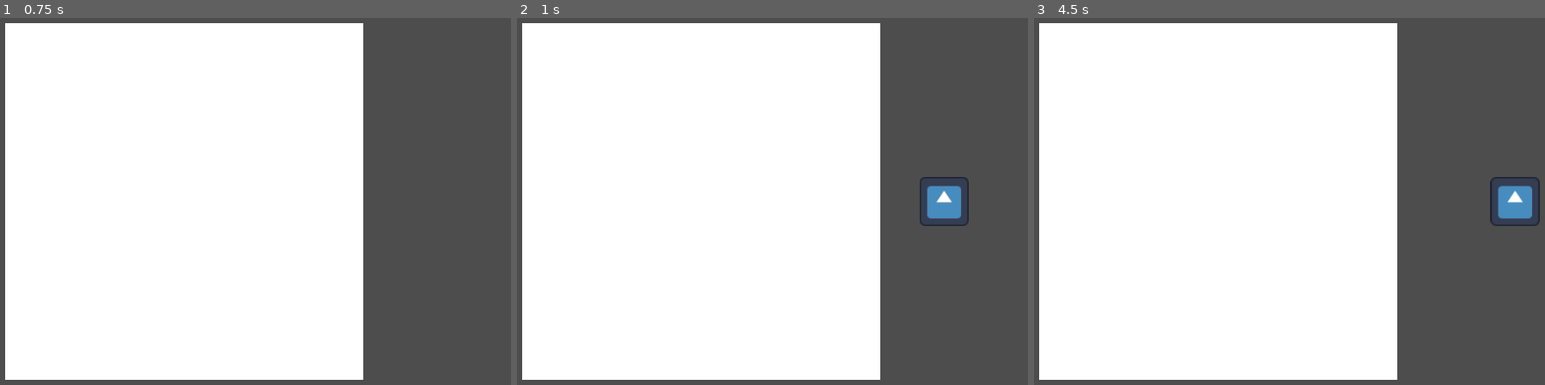
Above: before the commit, frames 1-3 (left to right).
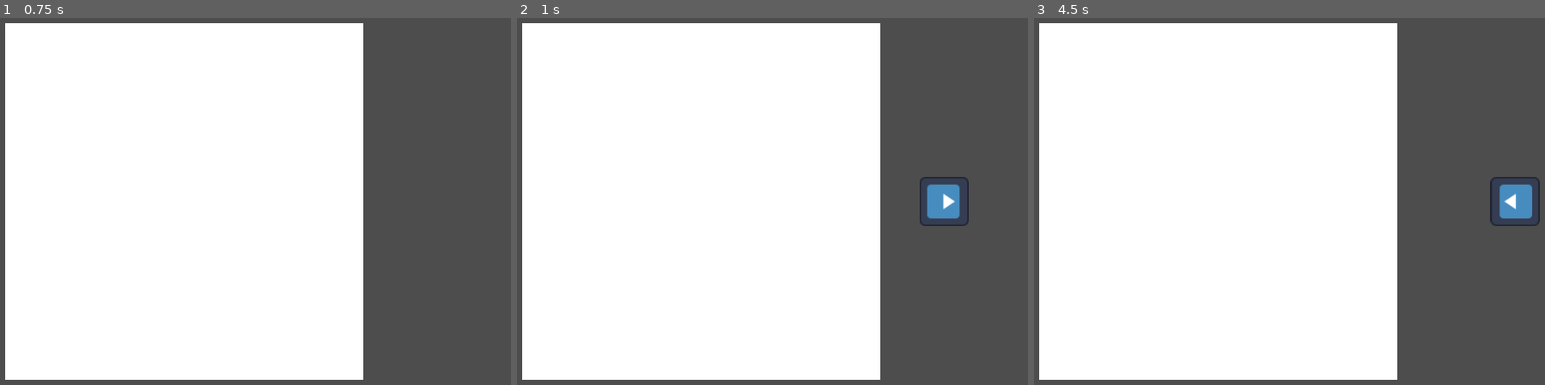
Above: after the commit, the same moments.

Repository: sticks-stuff/ggj
Game: Godot game, scene res://game_scene.tscn
Two runs of this game, one before a commit and one after it. Both use one fixed random seed, a clock stepped at 60 frames per second and the inputs below. The engine's default icon, where the game draws it, is replaced by a stand-in: a white triangle on a blue panel in a dark square.
Inputs (mouse positions are in pixels of both pictures, inside the frame that each line leads up to):
- Up to frame 1 (0.75 s): tap Enter at 0.5 s; move the mouse to (337, 183) at 0.52 s; hold D (right) from 0.53 s (still down)
- Up to frame 2 (1 s): keep holding D (right)
- Up to frame 3 (4.5 s): move the mouse to (1079, 219) at 1.27 s; release D (right) at 1.28 s; hold S (down) 1.28-2.03 s; tap Space at 2, 3.5 s; move the mouse to (1284, 117) at 2.02 s; hold D (right) 2.03-2.78 s; tap Enter at 2.75, 4.25 s; move the mouse to (1182, 278) at 2.77 s; hold W (up) 2.78-3.53 s; move the mouse to (1422, 260) at 3.52 s; hold A (left) from 3.53 s (still down); move the mouse to (outside the picture) at 4.27 s

Frame 1 is identical in both runs. In frame 2, 0.1% of the frame differs, in the area x 80-87%, y 45-55%; in frame 3, 0.2%, in the area x 90-98%, y 45-55%.

Commit message:
Make player rotate in direction of movement

Diff:
--- a/CharacterBody3D.gd
+++ b/CharacterBody3D.gd
@@ -2,39 +2,31 @@
 
 # How fast the player moves in meters per second.
 @export var speed = 14
-# The downward acceleration when in the air, in meters per second squared.
-@export var fall_acceleration = 75
 
 var target_velocity = Vector3.ZERO
 
+
 func _physics_process(delta):
-	# We create a local variable to store the input direction.
 	var direction = Vector3.ZERO
 
-	# We check for each move input and update the direction accordingly.
 	if Input.is_action_pressed("right"):
 		direction.x += 1
 	if Input.is_action_pressed("left"):
 		direction.x -= 1
 	if Input.is_action_pressed("down"):
-		# Notice how we are working with the vector's x and z axes.
-		# In 3D, the XZ plane is the ground plane.
 		direction.z += 1
 	if Input.is_action_pressed("up"):
 		direction.z -= 1
 
 	if direction != Vector3.ZERO:
 		direction = direction.normalized()
-		# Setting the basis property will affect the rotation of the node.
 		#$Pivot.basis = Basis.looking_at(direction)
 
-		# Ground Velocity
+	# Ground Velocity
 	target_velocity.x = direction.x * speed
 	target_velocity.z = direction.z * speed
 
-	# Vertical Velocity
-	if not is_on_floor(): # If in the air, fall towards the floor. Literally gravity
-		target_velocity.y = target_velocity.y - (fall_acceleration * delta)
+	look_at(global_transform.origin + direction, Vector3.UP)
 
 	# Moving the Character
 	velocity = target_velocity
